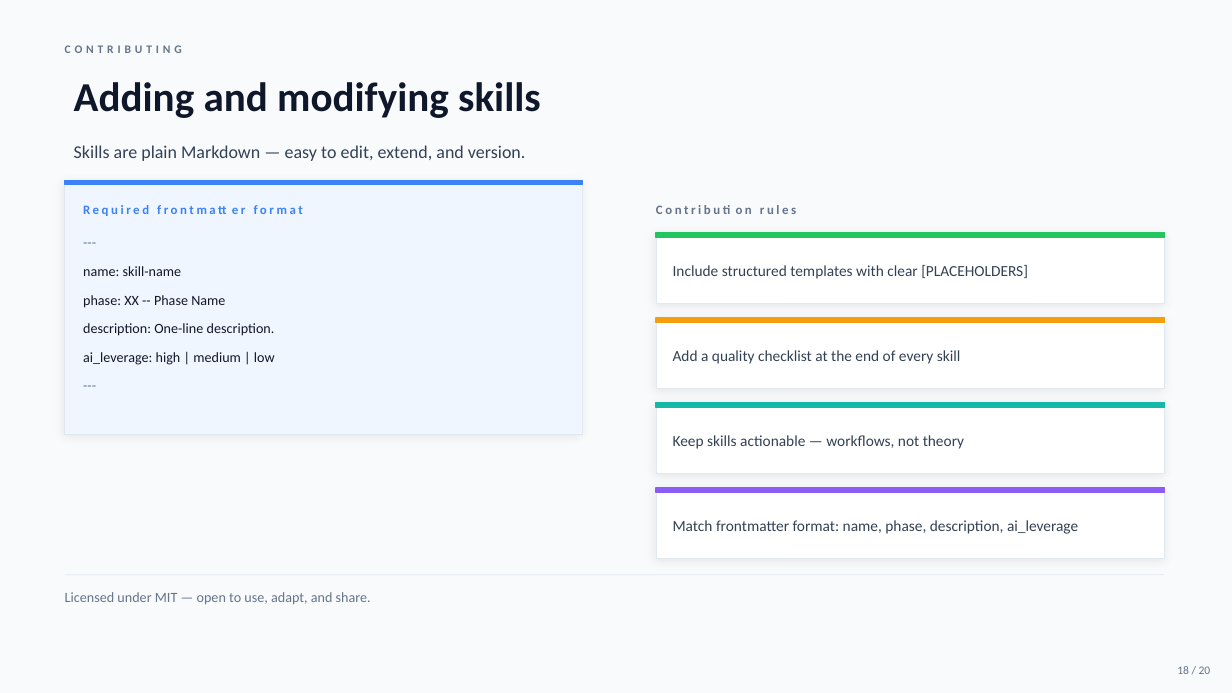
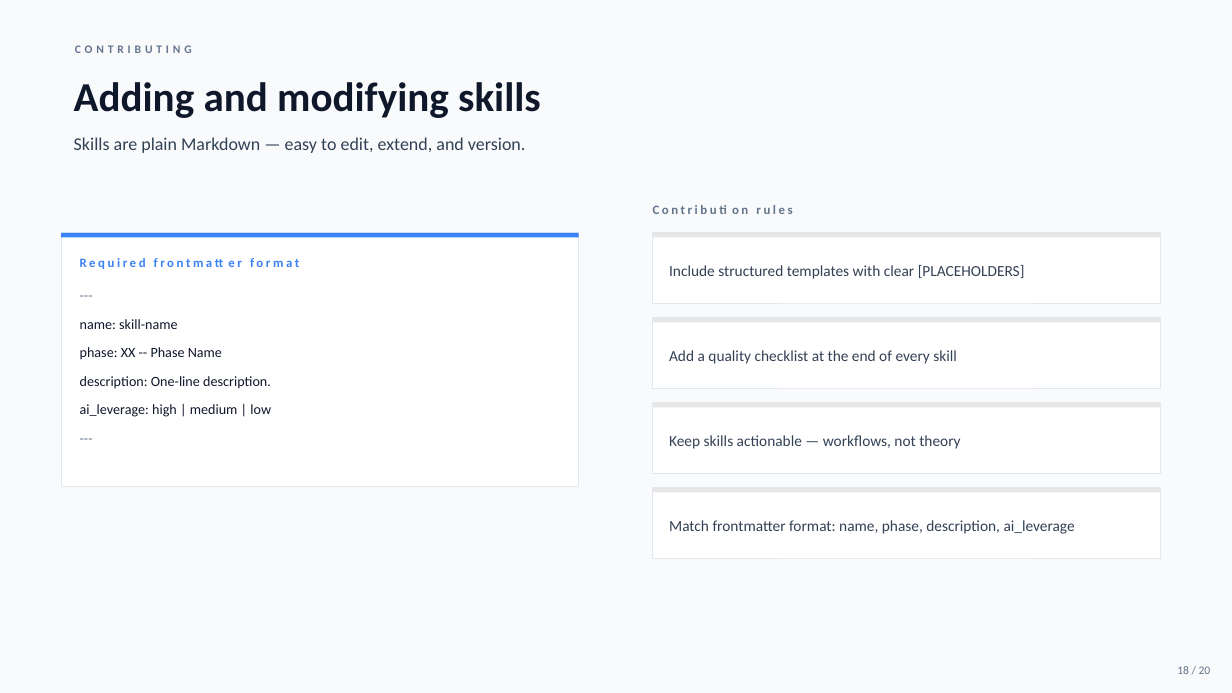
Before and after one commit to quinrobinson/agentic-product-design-framework, a slide deck: slide 18 of artifacts/onboarding-deck.pptx. Drawn at 1232x693 pixels with LibreOffice and Linux fonts; fonts in the diff are those of the drawing. Boxes give left, top, right and bottom in pixels: in the first picture for what was removed or moved away, otherwise in the second. Text is boxed around its words. In the diff, an @@ line names an element or a change of style, - is before the commit and + after.

```diff
--- a/artifacts/onboarding-deck.pptx
+++ b/artifacts/onboarding-deck.pptx
@@ text "CONTRIBUTING": place and size @@
-text "CONTRIBUTING" at (65, 45, 182, 53)
+text "CONTRIBUTING" at (75, 45, 192, 53)
@@ text "Skills are plain Markdown — ...": place and size @@
-text "Skills are plain Markdown — ..." at (74, 145, 525, 161)
+text "Skills are plain Markdown — ..." at (74, 137, 525, 153)
@@ 5 texts, 2 rectangles: place and size @@
-5 texts, 2 rectangles at (65, 180, 840, 531)
+5 texts, 2 rectangles at (61, 233, 836, 531)
@@ rectangle at (61, 233, 579, 487): fill #EFF6FF to #FFFFFF; shadow off @@
@@ rectangle at (61, 233, 579, 238): outline #3B82F6 1 pt to none @@
@@ rectangle at (653, 233, 1161, 238): fill #22C55E to #E7E6E6; outline #22C55E 1 pt to none @@
@@ rectangle at (653, 318, 1161, 323): fill #F59E0B to #E7E6E6; outline #F59E0B 1 pt to none @@
@@ text "phase: XX -- Phase Name": place and size @@
-text "phase: XX -- Phase Name" at (83, 295, 225, 308)
+text "phase: XX -- Phase Name" at (80, 347, 222, 360)
@@ text "ai_leverage: high | medium | ...": place and size @@
-text "ai_leverage: high | medium | ..." at (83, 352, 275, 365)
+text "ai_leverage: high | medium | ..." at (80, 404, 271, 417)
@@ rectangle at (653, 403, 1161, 408): fill #14B8A6 to #E7E6E6; outline #14B8A6 1 pt to none @@
@@ 8 rectangles, 4 texts: place and size @@
-8 rectangles, 4 texts at (656, 233, 1165, 558)
+8 rectangles, 4 texts at (653, 233, 1161, 558)
@@ shadow off in 4 elements at (653, 233, 1161, 303), (653, 318, 1161, 388), (653, 403, 1161, 473), (653, 488, 1161, 558) @@
@@ rectangle at (653, 488, 1161, 493): fill #8B5CF6 to #E7E6E6; outline #8B5CF6 1 pt to none @@
@@ line removed from (65, 575) to (1165, 575) @@
@@ text removed at (65, 592, 371, 604) @@
-Licensed under MIT — open to use, adapt, and share.
```
Also in this commit, not shown: 19 other slides changed.
